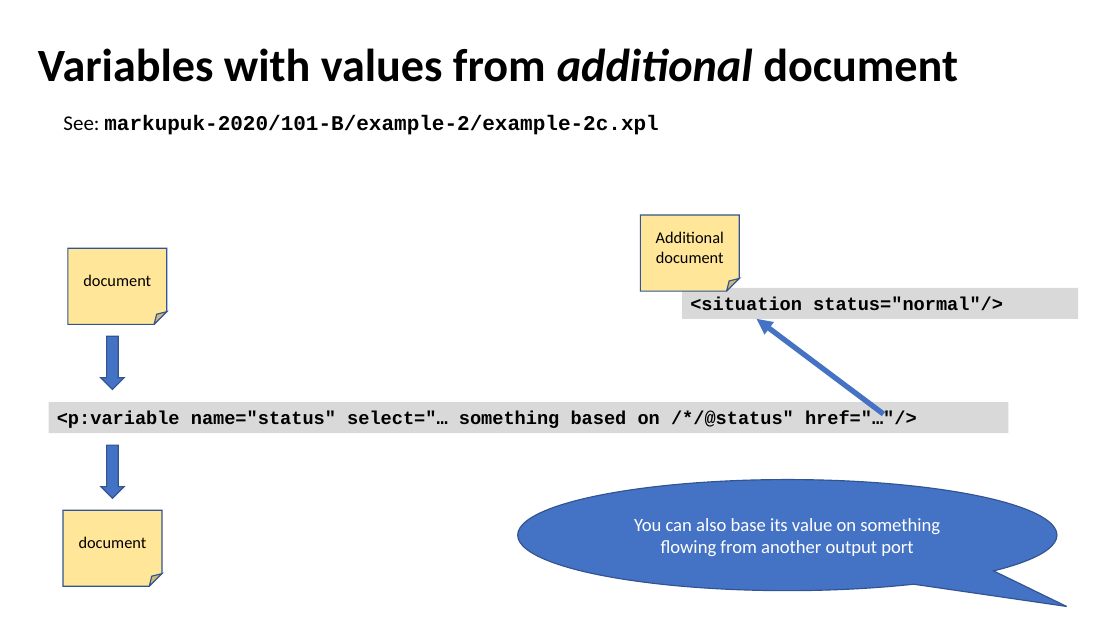
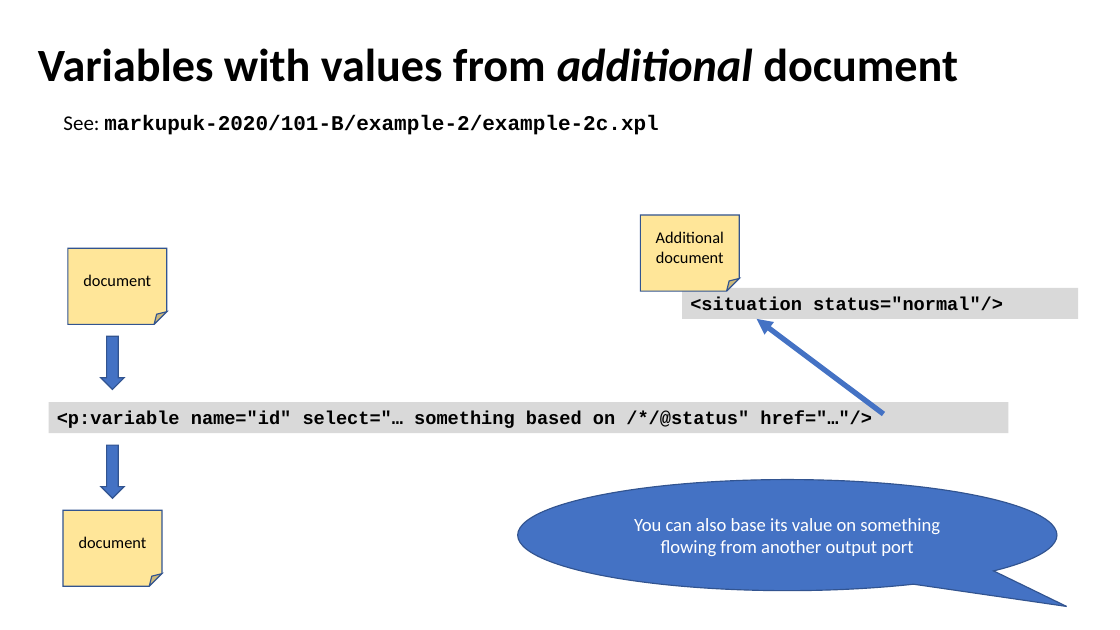
Before and after one commit to xatapult/markupuk-2020, a slide deck: slide 12 of 101-B/presentation/markupuk-2020-101-B.pptx. Drawn at 1120x630 pixels with LibreOffice and Linux fonts; fonts in the diff are those of the drawing; background and template pictures are left out. Boxes give left, top, right and bottom in pixels: in the first picture for what was removed or moved away, otherwise in the second. Text is boxed around its words. In the diff, an @@ line names an element or a change of style, - is before the commit and + after.

```diff
--- a/101-B/presentation/markupuk-2020-101-B.pptx
+++ b/101-B/presentation/markupuk-2020-101-B.pptx
@@ text in rectangle at (57, 411, 872, 428): text changed @@
-<p:variable name="status" select="… something based on /*/@status" href="…"/>
+<p:variable name="id" select="… something based on /*/@status" href="…"/>
```
Also in this commit, not shown: 1 other slide changed, 4 other files.
